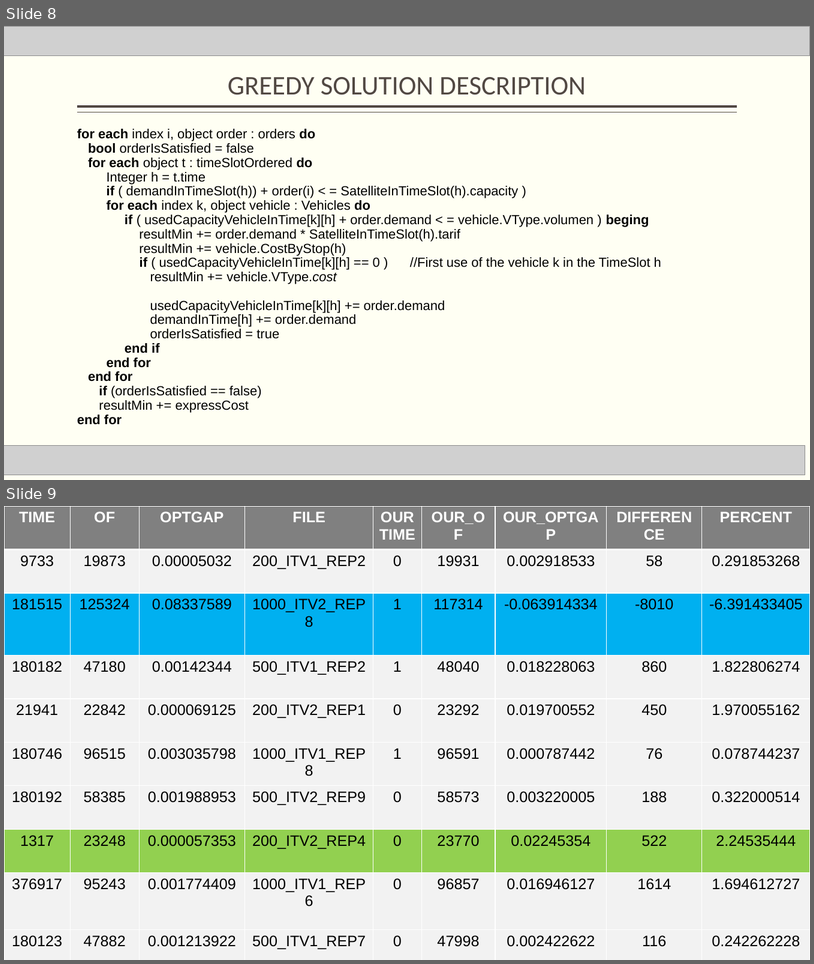
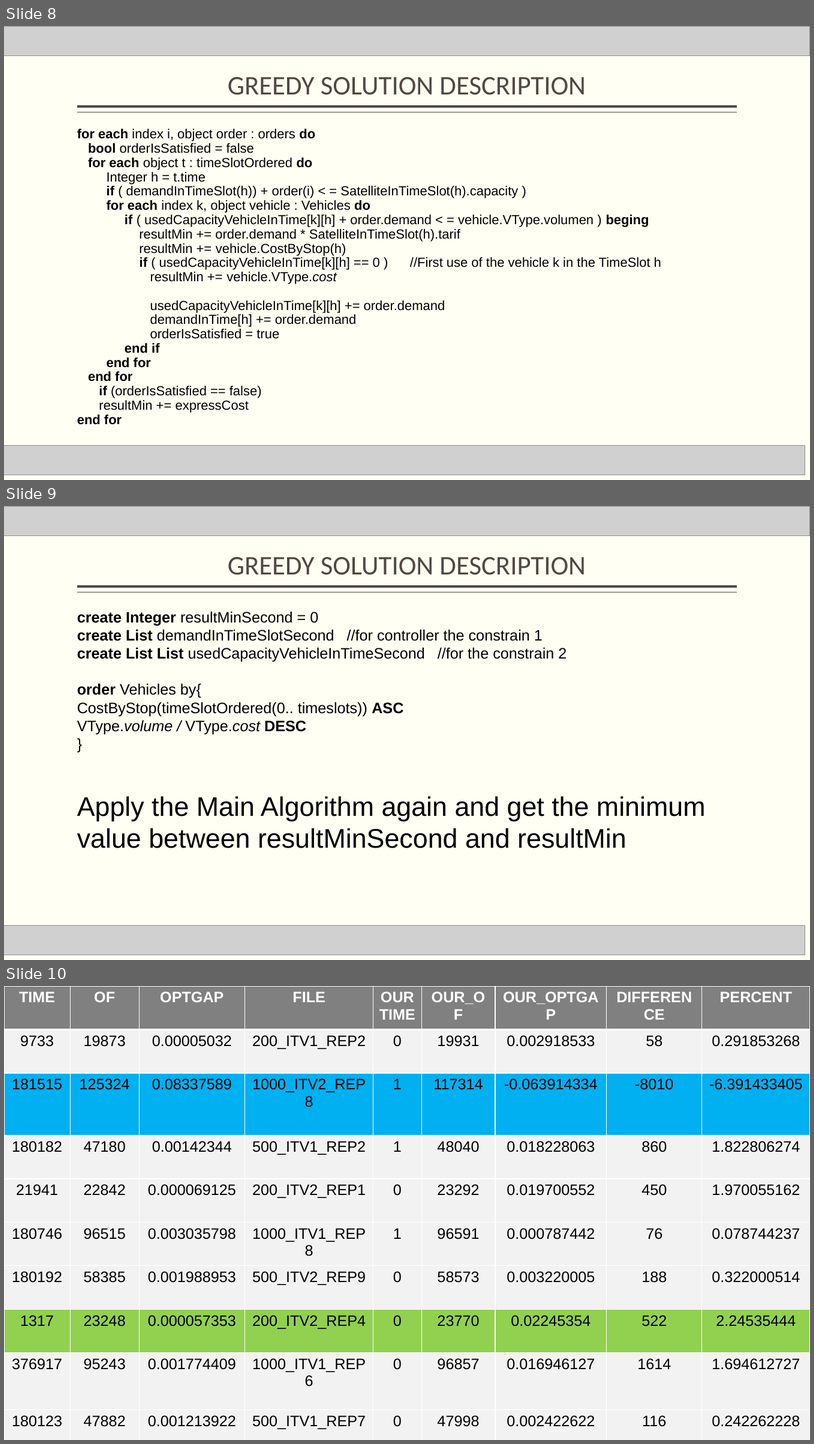
Before and after one commit to averanes/BinPackingProblem, a slide deck: bpdmo_greedy.pptx. Shown one above the other, each under a label of ours: slides 8 and 9 before the commit, slides 8, 9 and 10 after it. The pictures are 814x964 and 814x1444 pixels, drawn with LibreOffice and Linux fonts; fonts in the diff are those of the drawing; grey boxes stand for pictures. Boxes give left, top, right and bottom in pixels: in the first picture for what was removed or moved away, otherwise in the second. Text is boxed around its words. In the diff, an @@ line names an element or a change of style, - is before the commit and + after.

```diff
--- a/bpdmo_greedy.pptx
+++ b/bpdmo_greedy.pptx
@@ slide 9 added at (4,506,810,960), background #FFFFF3; not listed: 2 template elements that a slide beside it also shows @@
@@ picture added at (4,506,810,535) @@
@@ title added at (228,557,586,575), 32 pt, text #514843 @@
+GREEDY SOLUTION DESCRIPTION
@@ text added at (77,611,706,848), 18 pt, text #000000 @@
+create Integer resultMinSecond = 0
+create List demandInTimeSlotSecond //for controller the constrain 1
+create List List usedCapacityVehicleInTimeSecond //for the constrain 2
+order Vehicles by{
+CostByStop(timeSlotOrdered(0.. timeslots)) ASC
+VType.volume / VType.cost DESC
+}
+Apply the Main Algorithm again and get the minimum value between resultMinSecond and resultMin
@@ picture added at (4,925,806,955) @@
@@ what was slide 9 is now slide 10 @@
```
Also in this commit, not shown: 1 slide changed.
